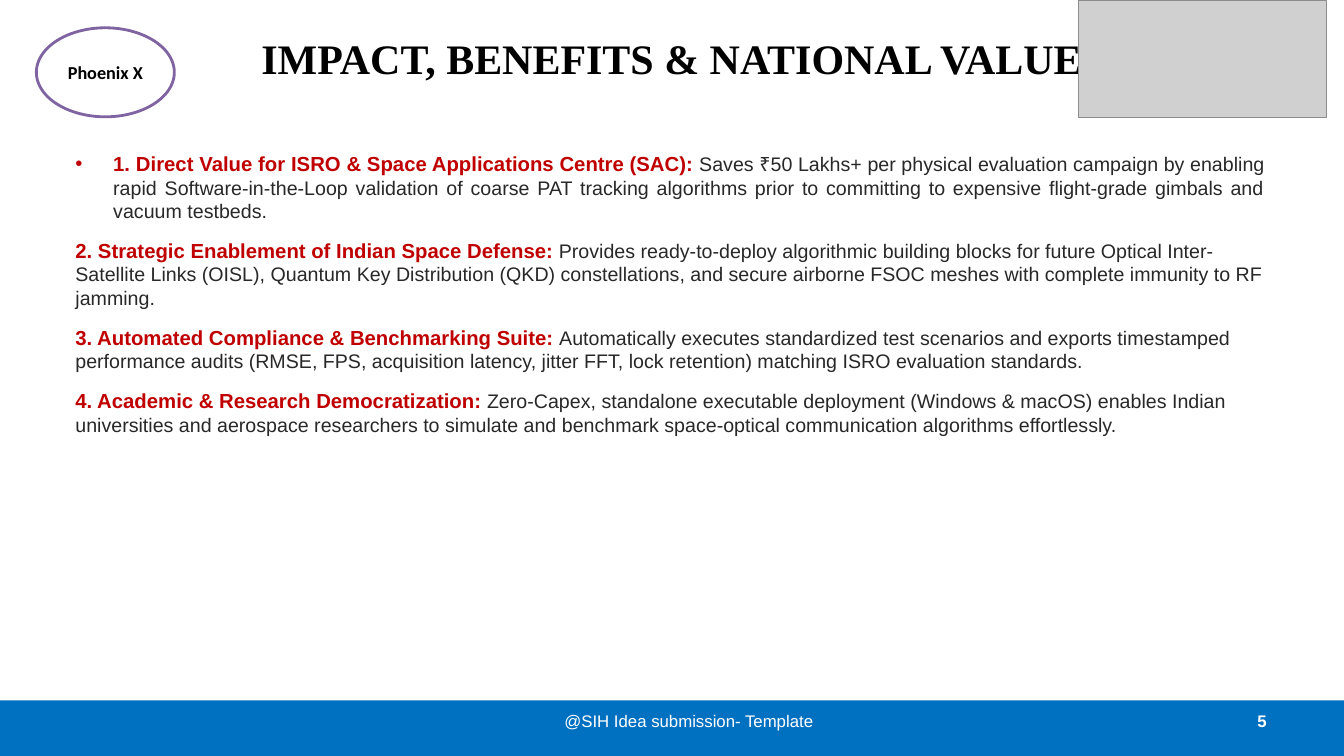
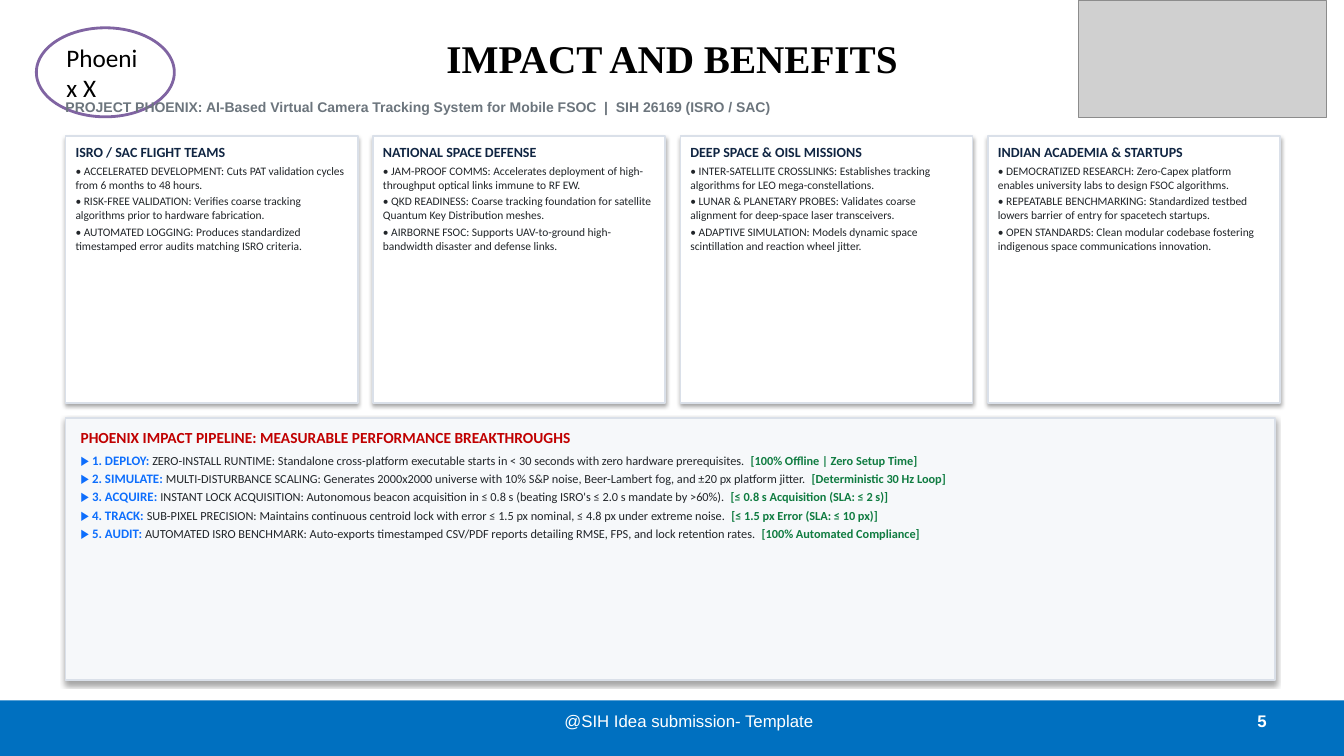
Before and after one commit to jvstin47/SIH-26169-Virtual-Camera-Tracking, a slide deck: slide 5 of Phoenix_X_SIH26169_Submission.pptx. Drawn at 1344x756 pixels with LibreOffice and Linux fonts; fonts in the diff are those of the drawing; grey boxes stand for pictures. Boxes give left, top, right and bottom in pixels: in the first picture for what was removed or moved away, otherwise in the second. Text is boxed around its words. In the diff, an @@ line names an element or a change of style, - is before the commit and + after.

Commit message:
feat(presentation): upgrade presentation deck to match multi-column card-based layout of SIH26177

```diff
--- a/Phoenix_X_SIH26169_Submission.pptx
+++ b/Phoenix_X_SIH26169_Submission.pptx
@@ ellipse "Phoenix X" at (x1=36, y1=28, x2=174, y2=117): size 13 to 18 pt, bold off; alignment centre to left @@
@@ title at (x1=446, y1=47, x2=898, y2=74): text changed; size 30 to 28 pt @@
-IMPACT, BENEFITS & NATIONAL VALUE
+IMPACT AND BENEFITS
@@ text added at (x1=65, y1=102, x2=770, y2=116), 10 pt, text #6C757D, bold @@
+PROJECT PHOENIX: AI-Based Virtual Camera Tracking System for Mobile FSOC | SIH 26169 (ISRO / SAC)
@@ rectangle added at (x1=66, y1=136, x2=358, y2=403), fill #FFFFFF, outline #DAE0E9 1.2 pt @@
@@ text added at (x1=76, y1=148, x2=344, y2=252), 8.2 pt, text #212529 @@
+ISRO / SAC FLIGHT TEAMS
+• ACCELERATED DEVELOPMENT: Cuts PAT validation cycles from 6 months to 48 hours.
+• RISK-FREE VALIDATION: Verifies coarse tracking algorithms prior to hardware fabrication.
+• AUTOMATED LOGGING: Produces standardized timestamped error audits matching ISRO criteria.
@@ rectangle added at (x1=373, y1=136, x2=665, y2=403), fill #FFFFFF, outline #DAE0E9 1.2 pt @@
@@ text added at (x1=383, y1=148, x2=651, y2=250), 8.2 pt, text #212529 @@
+NATIONAL SPACE DEFENSE
+• JAM-PROOF COMMS: Accelerates deployment of high-throughput optical links immune to RF EW.
+• QKD READINESS: Coarse tracking foundation for satellite Quantum Key Distribution meshes.
+• AIRBORNE FSOC: Supports UAV-to-ground high-bandwidth disaster and defense links.
@@ rectangle added at (x1=681, y1=136, x2=973, y2=403), fill #FFFFFF, outline #DAE0E9 1.2 pt @@
@@ text added at (x1=690, y1=148, x2=930, y2=252), 8.2 pt, text #212529 @@
+DEEP SPACE & OISL MISSIONS
+• INTER-SATELLITE CROSSLINKS: Establishes tracking algorithms for LEO mega-constellations.
+• LUNAR & PLANETARY PROBES: Validates coarse alignment for deep-space laser transceivers.
+• ADAPTIVE SIMULATION: Models dynamic space scintillation and reaction wheel jitter.
@@ rectangle added at (x1=988, y1=136, x2=1280, y2=403), fill #FFFFFF, outline #DAE0E9 1.2 pt @@
@@ text added at (x1=998, y1=148, x2=1254, y2=252), 8.2 pt, text #212529 @@
+INDIAN ACADEMIA & STARTUPS
+• DEMOCRATIZED RESEARCH: Zero-Capex platform enables university labs to design FSOC algorithms.
+• REPEATABLE BENCHMARKING: Standardized testbed lowers barrier of entry for spacetech startups.
+• OPEN STANDARDS: Clean modular codebase fostering indigenous space communications innovation.
@@ text removed at (x1=75, y1=156, x2=1264, y2=436) @@
-• 1. Direct Value for ISRO & Space Applications Centre (SAC): Saves ₹50 Lakhs+ per physical evaluation campaign by enabling rapid Software-in-the-Loop validation of coarse PAT tracking algorithms prior to committing to expensive flight-grade gimbals and vacuum testbeds.
-2. Strategic Enablement of Indian Space Defense: Provides ready-to-deploy algorithmic building blocks for future Optical Inter-Satellite Links (OISL), Quantum Key Distribution (QKD) constellations, and secure airborne FSOC meshes with complete immunity to RF jamming.
-3. Automated Compliance & Benchmarking Suite: Automatically executes standardized test scenarios and exports timestamped performance audits (RMSE, FPS, acquisition latency, jitter FFT, lock retention) matching ISRO evaluation standards.
-4. Academic & Research Democratization: Zero-Capex, standalone executable deployment (Windows & macOS) enables Indian universities and aerospace researchers to simulate and benchmark space-optical communication algorithms effortlessly.
@@ rectangle added at (x1=66, y1=418, x2=1275, y2=681), fill #F6F8FA, outline #DAE0E9 1.2 pt @@
@@ text added at (x1=81, y1=433, x2=946, y2=540), 8.8 pt, text #212529 @@
+PHOENIX IMPACT PIPELINE: MEASURABLE PERFORMANCE BREAKTHROUGHS
+▶ 1. DEPLOY: ZERO-INSTALL RUNTIME: Standalone cross-platform executable starts in < 30 seconds with zero hardware prerequisites. [100% Offline | Zero Setup Time]
+▶ 2. SIMULATE: MULTI-DISTURBANCE SCALING: Generates 2000x2000 universe with 10% S&P noise, Beer-Lambert fog, and ±20 px platform jitter. [Deterministic 30 Hz Loop]
+▶ 3. ACQUIRE: INSTANT LOCK ACQUISITION: Autonomous beacon acquisition in ≤ 0.8 s (beating ISRO's ≤ 2.0 s mandate by >60%). [≤ 0.8 s Acquisition (SLA: ≤ 2 s)]
+▶ 4. TRACK: SUB-PIXEL PRECISION: Maintains continuous centroid lock with error ≤ 1.5 px nominal, ≤ 4.8 px under extreme noise. [≤ 1.5 px Error (SLA: ≤ 10 px)]
+▶ 5. AUDIT: AUTOMATED ISRO BENCHMARK: Auto-exports timestamped CSV/PDF reports detailing RMSE, FPS, and lock retention rates. [100% Automated Compliance]
```
Also in this commit, not shown: 5 other slides changed, 1 other file.
